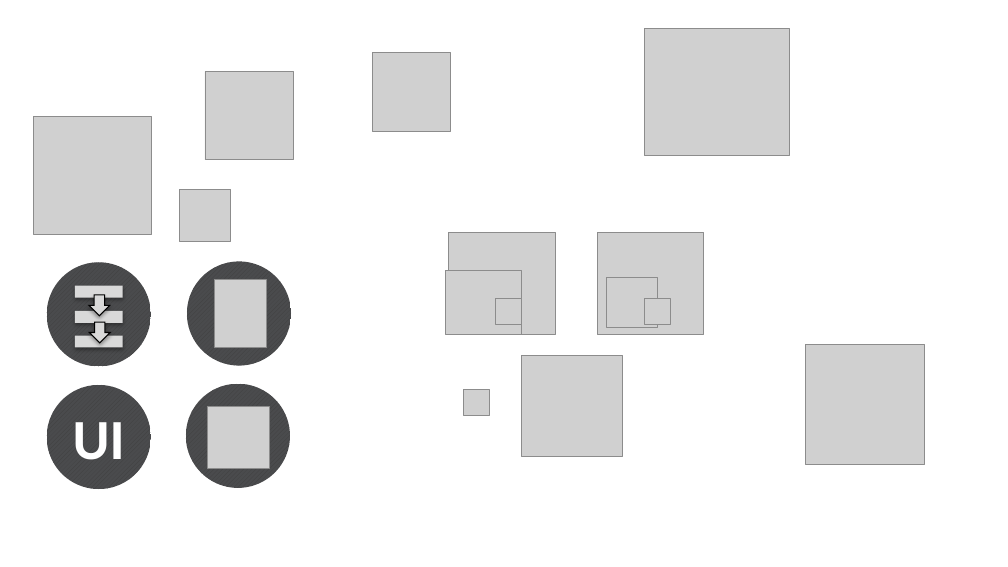
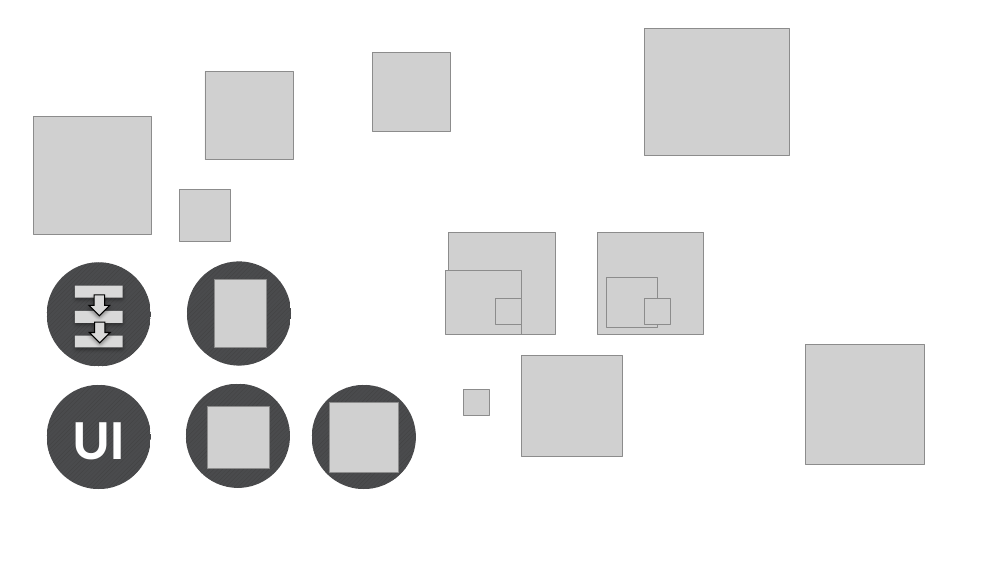
Before and after one commit to abria/TeraStitcher, a slide deck: slide 1 of images/icons.pptx. Drawn at 1008x567 pixels with LibreOffice and Linux fonts; fonts in the diff are those of the drawing; grey boxes stand for pictures. Boxes give left, top, right and bottom in pixels: in the first picture for what was removed or moved away, otherwise in the second. Text is boxed around its words. In the diff, an @@ line names an element or a change of style, - is before the commit and + after.

```diff
--- a/images/icons.pptx
+++ b/images/icons.pptx
@@ ellipse added at (x1=312, y1=385, x2=416, y2=489), fill pattern #3E3E3E on #4A4B4D @@
@@ picture added at (x1=330, y1=403, x2=399, y2=473) @@
```
Also in this commit, not shown: 1 other file.
